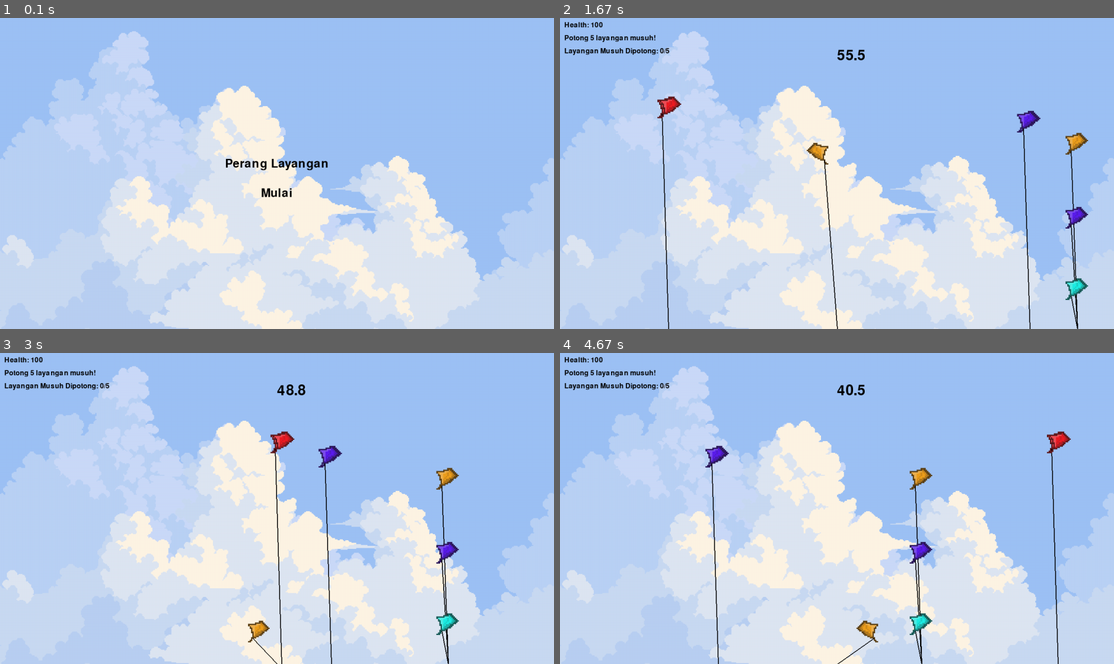
Above: before the commit, frames 1-4 (two rows, left to right).
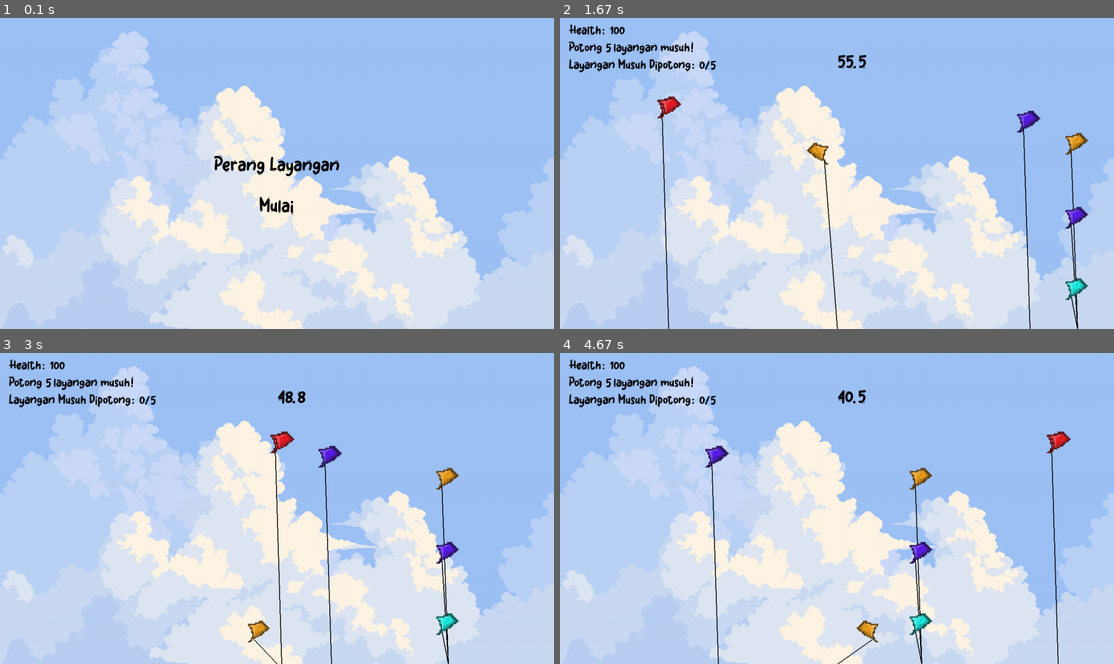
Above: after the commit, the same moments.

Repository: Tedorikk/PyGameLayangan
Game: pygame game, started from main.py
Same seed, same stepped clock (60 frames per second), same inputs: the game is played once before the commit and once after it.
Inputs (mouse positions are in pixels of both pictures, inside the frame that each line leads up to):
- Up to frame 1 (0.1 s): no input
- Up to frame 2 (1.67 s): tap Space at 0.33, 0.73, 1.03 s; hold Right 0.67-1.13 s; click (892, 241) at 1.22 s; click (692, 58) at 1.55 s
- Up to frame 3 (3 s): click (249, 589) at 1.88 s; click (277, 545) at 2.22 s; click (199, 443) at 2.55 s; click (470, 589) at 2.88 s
- Up to frame 4 (4.67 s): click (654, 539) at 3.22 s; click (958, 430) at 3.55 s; click (704, 561) at 3.88 s; click (1036, 580) at 4.22 s; click (670, 623) at 4.55 s

The runs differ from the first frame. In frame 1, 0.9% of the frame differs, in the area x 38-62%, y 44-64%; in frame 2, 1.6%; in frame 3, 1.6%, in the area x 0-56%, y 1-18%; in frame 4, 1.6%.

Commit message:
Added Fonts

Diff:
--- a/main.py
+++ b/main.py
@@ -64,7 +64,7 @@
 layangan_selected = 0  # Layangan Default
 
 def draw_kite_selection():
-    font = pg.font.SysFont(None, 40)
+    font = pg.font.Font(".\\assets\\fonts\\Wigglye.ttf", 40)
     select_text = font.render('Pilih Layangan', True, (BLACK))
     left_arrow = font.render('<', True, (BLACK))
     right_arrow = font.render('>', True, (BLACK))
@@ -84,14 +84,14 @@
 
 def draw_start_menu():
     # screen.blit(start_menu_image, (0, 0))
-    font = pg.font.SysFont(None, 40)
+    font = pg.font.Font(".\\assets\\fonts\\Wigglye.ttf", 48)
     title = font.render('Perang Layangan', True, (BLACK))
     start_button = font.render('Mulai', True, (BLACK))
     screen.blit(title, (SCREEN_WIDTH / 2 - title.get_width() / 2, SCREEN_HEIGHT / 2 - title.get_height() / 2 - 20))
     screen.blit(start_button, (SCREEN_WIDTH / 2 - start_button.get_width() / 2, SCREEN_HEIGHT / 2 + start_button.get_height() / 2 + 20))
 
 def draw_game_over_screen():  # Fungsi untuk menampilkan menu game over
-    font = pg.font.SysFont(None, 40)
+    font = pg.font.Font(".\\assets\\fonts\\Wigglye.ttf", 40)
     title = font.render('GAME OVER', True, (BLACK))
     restart_button = font.render('R - Restart', True, (BLACK))
     quit_button = font.render('Q - Quit', True, (BLACK))
@@ -101,7 +101,7 @@
     pg.display.update()
 
 def draw_winner_screen():  # Fungsi untuk menampilkan menu game over
-    font = pg.font.SysFont(None, 40)
+    font = pg.font.Font(".\\assets\\fonts\\Wigglye.ttf", 40)
     title = font.render('WINNER', True, (BLACK))
     restart_button = font.render('R - Restart', True, (BLACK))
     quit_button = font.render('Q - Quit', True, (BLACK))
@@ -111,14 +111,14 @@
     pg.display.update()
 
 def draw_mission_status():
-    font = pg.font.SysFont(None, 24)
+    font = pg.font.Font(".\\assets\\fonts\\Wigglye.ttf", 32)
     mission_text = font.render(f'Potong {mission_target} layangan musuh!', True, (BLACK))
     enemies_cut_text = font.render(f'Layangan Musuh Dipotong: {enemies_cut}/{mission_target}', True, (BLACK))
-    font = pg.font.SysFont(None, 48)
+    font = pg.font.Font(".\\assets\\fonts\\Wigglye.ttf", 48)
     time_text = font.render(f'{time_remaining:.1f}', True, (BLACK))
 
-    screen.blit(mission_text, (10, 40))
-    screen.blit(enemies_cut_text, (10, 70))
+    screen.blit(mission_text, (20, 50))
+    screen.blit(enemies_cut_text, (20, 90))
     screen.blit(time_text, (SCREEN_WIDTH//2, SCREEN_HEIGHT//10))
 
 # Class Player
@@ -212,10 +212,10 @@
         return False  # Player masih hidup
 
     def draw_health(self, screen):
-        font = pg.font.SysFont(None, 24)
+        font = pg.font.Font(".\\assets\\fonts\\Wigglye.ttf", 32)
         color = BLACK if self.health > 30 else RED
         health_text = font.render(f'Health: {self.health}', True, color)
-        screen.blit(health_text, (10, 10))
+        screen.blit(health_text, (20, 10))
 
     def draw_line(self, screen):
         # Menggambar garis dari titik bawah layangan ke posisi lebih rendah
Binary file added: assets/fonts/Pulang.otf
Binary file added: assets/fonts/Pulang.ttf
Binary file added: assets/fonts/Squitword.otf
Binary file added: assets/fonts/Sunday Beach.otf
Binary file added: assets/fonts/TAKE CUTE.otf
Binary file added: assets/fonts/Wigglye.ttf
